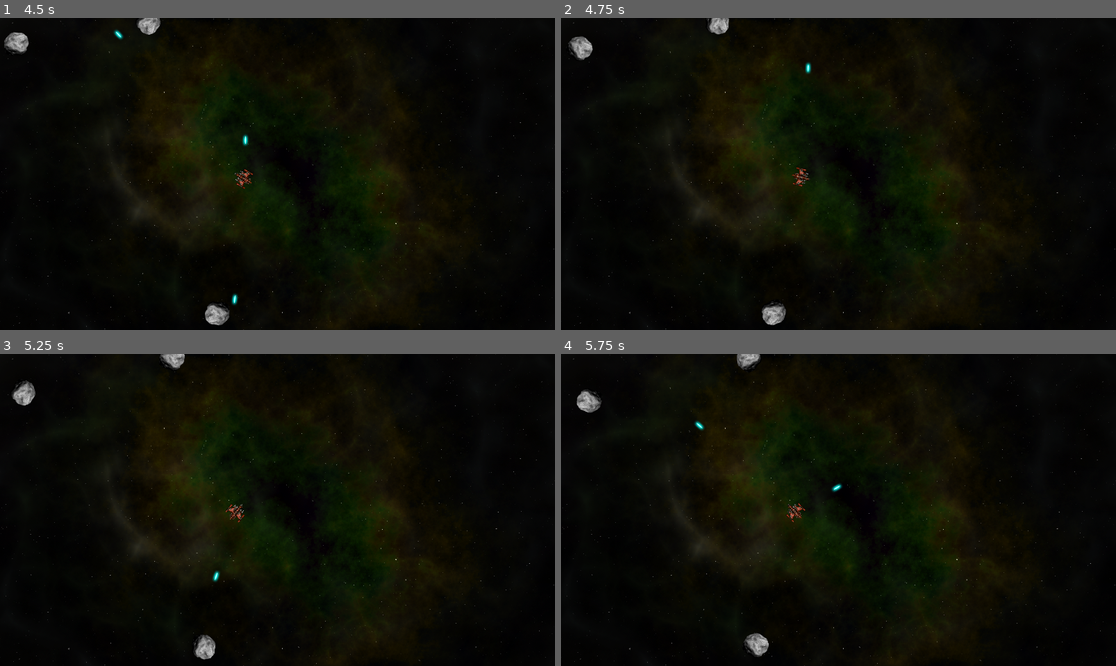
Above: before the commit, frames 1-4 (two rows, left to right).
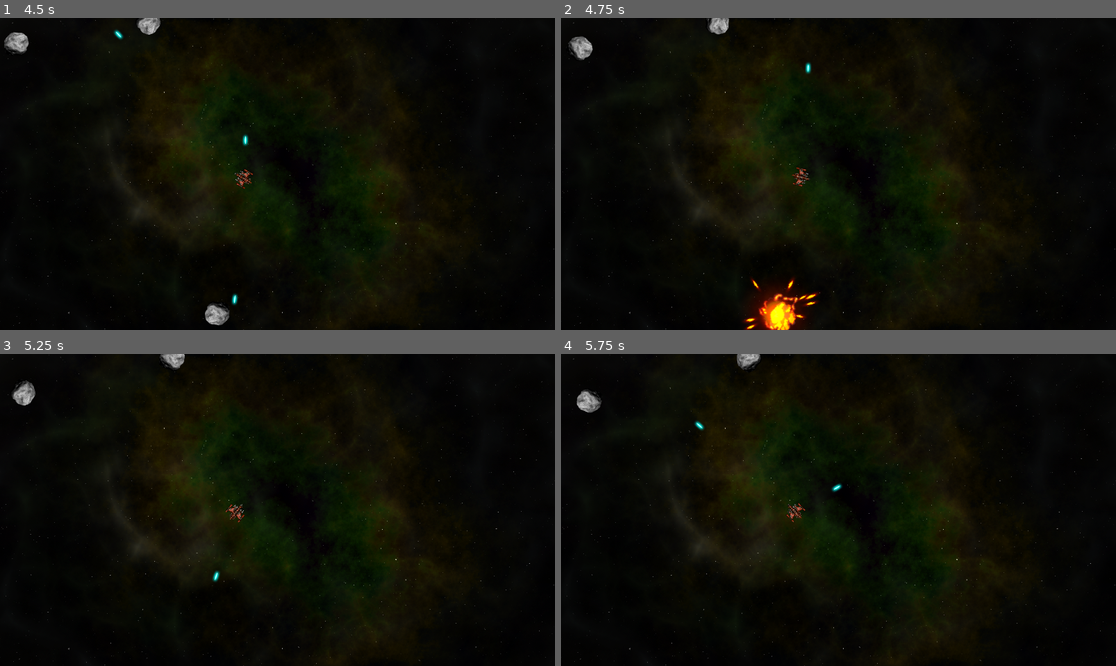
Above: after the commit, the same moments.

Repository: nadiryuceer/space_rocks
Game: Godot game, scene res://main.tscn
The game is run twice, just before and just after one commit, with the same random seed, the same clock (stepped at 60 frames per second) and the same inputs.
Inputs:
- Up to frame 1 (4.5 s): hold D (rotate_right) 0.53-1.28 s; hold Space (shoot) 0.53-1.28 s; hold A (rotate_left) 1.28-2.03 s; tap Space (shoot) at 1.35, 2.85, 4.35 s; hold D (rotate_right) 2.03-2.78 s; hold Space (shoot) 2.03-2.78 s; hold W (thrust) 2.78-3.53 s; hold Space (shoot) 3.53-4.28 s; hold A (rotate_left) from 3.53 s (still down)
- Up to frame 2 (4.75 s): keep holding A (rotate_left)
- Up to frame 3 (5.25 s): keep holding A (rotate_left); hold Space (shoot) from 5.03 s (still down)
- Up to frame 4 (5.75 s): keep holding A (rotate_left); keep holding Space (shoot)

Frame 1 is identical in both runs. In frame 2, 1.4% of the frame differs, in the area x 32-47%, y 83-100%; in frame 3, 0.2%; in frame 4, 0.2%.

Commit message:
Add rock destruction with explosion animation

Diff:
--- /dev/null
+++ b/common/explosion.tscn
@@ -0,0 +1,51 @@
+[gd_scene load_steps=5 format=3 uid="uid://bislnohmpakib"]
+
+[ext_resource type="Texture2D" uid="uid://dbp73t2g52ctx" path="res://assets/explosion.png" id="1_fpdvc"]
+
+[sub_resource type="Animation" id="Animation_fmscy"]
+resource_name = "explosion"
+length = 0.64
+step = 0.01
+tracks/0/type = "value"
+tracks/0/imported = false
+tracks/0/enabled = true
+tracks/0/path = NodePath(".:frame")
+tracks/0/interp = 1
+tracks/0/loop_wrap = true
+tracks/0/keys = {
+"times": PackedFloat32Array(0, 0.01, 0.63),
+"transitions": PackedFloat32Array(1, 1, 1),
+"update": 0,
+"values": [0, 1, 63]
+}
+
+[sub_resource type="Animation" id="Animation_qnw8i"]
+length = 0.001
+tracks/0/type = "value"
+tracks/0/imported = false
+tracks/0/enabled = true
+tracks/0/path = NodePath(".:frame")
+tracks/0/interp = 1
+tracks/0/loop_wrap = true
+tracks/0/keys = {
+"times": PackedFloat32Array(0),
+"transitions": PackedFloat32Array(1),
+"update": 1,
+"values": [0]
+}
+
+[sub_resource type="AnimationLibrary" id="AnimationLibrary_qb26f"]
+_data = {
+"RESET": SubResource("Animation_qnw8i"),
+"explosion": SubResource("Animation_fmscy")
+}
+
+[node name="Explosion" type="Sprite2D"]
+texture = ExtResource("1_fpdvc")
+hframes = 8
+vframes = 8
+
+[node name="AnimationPlayer" type="AnimationPlayer" parent="."]
+libraries = {
+"": SubResource("AnimationLibrary_qb26f")
+}
--- a/rock/rock.gd
+++ b/rock/rock.gd
@@ -4,6 +4,8 @@
 var size
 var radius
 var scale_factor = 0.2
+
+signal exploded
 
 func start(_position, _velocity, _size):
 	position = _position
@@ -16,6 +18,7 @@
 	$CollisionShape2D.shape = shape
 	linear_velocity = _velocity
 	angular_velocity = randf_range(-PI, PI)
+	$Explosion.scale = Vector2.ONE * 0.75 * size
 
 
 func _integrate_forces(physics_state):
@@ -23,6 +26,17 @@
 	xform.origin.x = wrapf(xform.origin.x, 0 - radius, screensize.x + radius)
 	xform.origin.y = wrapf(xform.origin.y, 0 - radius, screensize.y + radius)
 	physics_state.transform = xform
+
+func explode():
+	$CollisionShape2D.set_deferred("disabled", true)
+	$Sprite2D.hide()
+	$Explosion/AnimationPlayer.play("explosion")
+	$Explosion.show()
+	exploded.emit(size, radius, position, linear_velocity)
+	linear_velocity = Vector2.ZERO
+	angular_velocity = 0
+	await $Explosion/AnimationPlayer.animation_finished
+	queue_free()
 
 # Called when the node enters the scene tree for the first time.
 func _ready() -> void:
--- a/rock/rock.tscn
+++ b/rock/rock.tscn
@@ -1,12 +1,13 @@
-[gd_scene load_steps=4 format=3 uid="uid://bu7qjntwwrw2n"]
+[gd_scene load_steps=5 format=3 uid="uid://bu7qjntwwrw2n"]
 
 [ext_resource type="Script" path="res://rock/rock.gd" id="1_iajnb"]
 [ext_resource type="Texture2D" uid="uid://cbtvdff55hhlf" path="res://assets/rock.png" id="1_qosjb"]
+[ext_resource type="PackedScene" uid="uid://bislnohmpakib" path="res://common/explosion.tscn" id="3_aaf3o"]
 
 [sub_resource type="PhysicsMaterial" id="PhysicsMaterial_abokc"]
 bounce = 1.0
 
-[node name="Rock" type="RigidBody2D"]
+[node name="Rock" type="RigidBody2D" groups=["rocks"]]
 physics_material_override = SubResource("PhysicsMaterial_abokc")
 linear_damp_mode = 1
 angular_damp_mode = 1
@@ -15,4 +16,7 @@
 [node name="Sprite2D" type="Sprite2D" parent="."]
 texture = ExtResource("1_qosjb")
 
-[node name="CollisionShape2D" type="CollisionShape2D" parent="." groups=["rocks"]]
+[node name="CollisionShape2D" type="CollisionShape2D" parent="."]
+
+[node name="Explosion" parent="." instance=ExtResource("3_aaf3o")]
+visible = false
